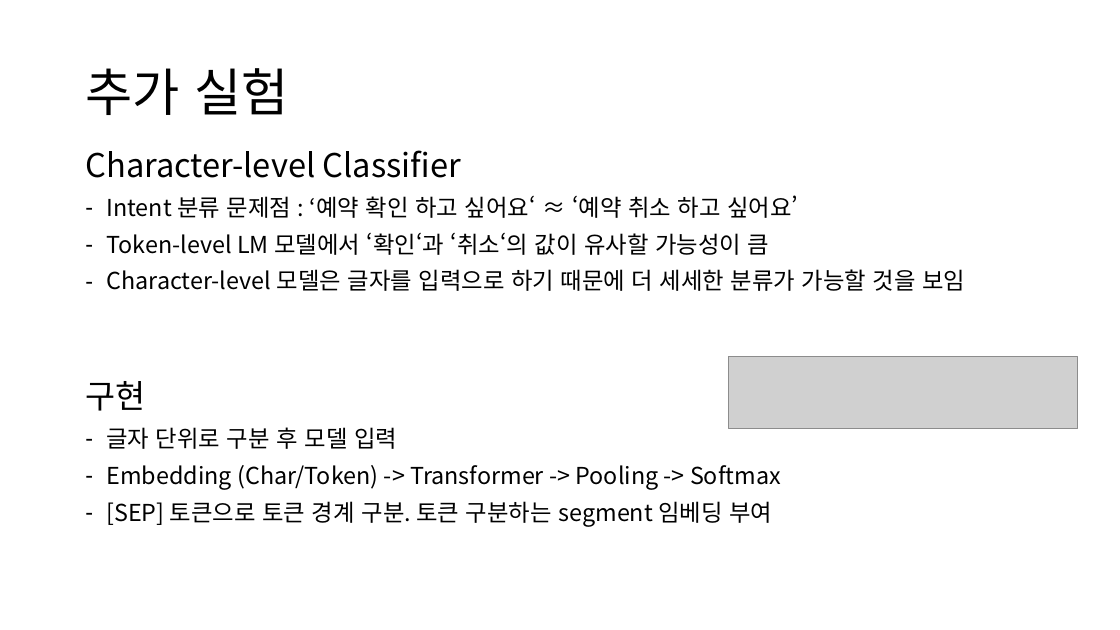
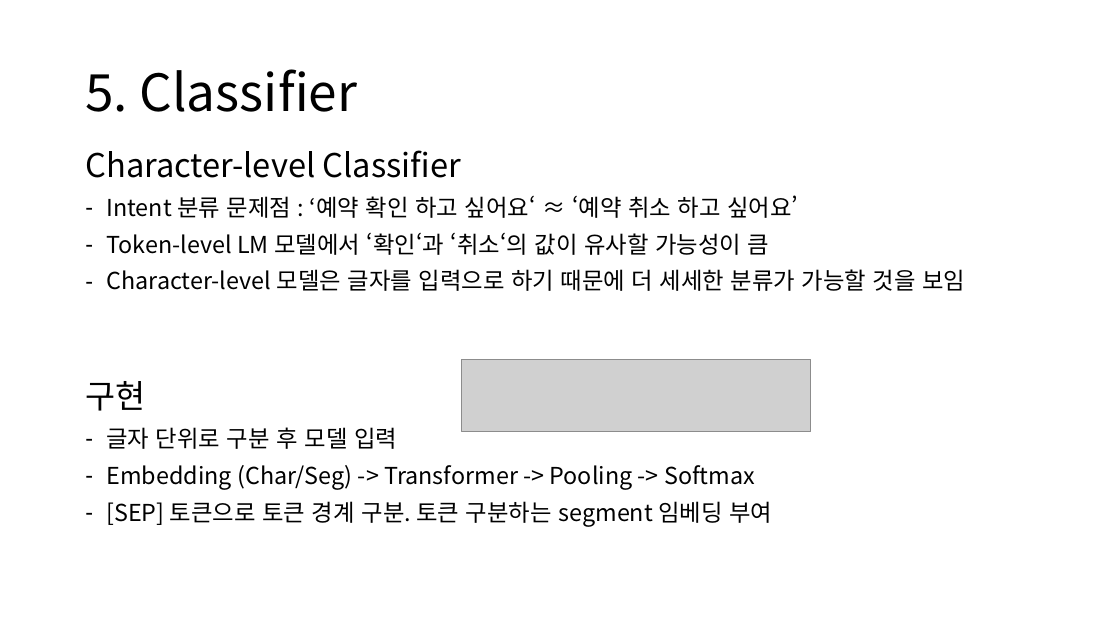
Before and after one commit to yongsun-yoon/chatbot, a slide deck: slide 9 of docs/Rasa custom NLU 모델 개발_팀장님.pptx (slide 15 before the commit). Drawn at 1120x630 pixels with LibreOffice and Linux fonts; fonts in the diff are those of the drawing; grey boxes stand for pictures. Boxes give left, top, right and bottom in pixels: in the first picture for what was removed or moved away, otherwise in the second. Text is boxed around its words. In the diff, an @@ line names an element or a change of style, - is before the commit and + after.

```diff
--- a/docs/Rasa custom NLU 모델 개발_팀장님.pptx
+++ b/docs/Rasa custom NLU 모델 개발_팀장님.pptx
@@ title at (85, 69, 358, 112): text changed @@
-추가 실험
+5. Classifier
@@ picture: place and size @@
-picture at (728, 356, 1078, 429)
+picture at (462, 360, 812, 433)
@@ text at (106, 465, 755, 490): text changed @@
-– Embedding (Char/Token) -> Transformer -> Pooling -> Softmax
+– Embedding (Char/Seg) -> Transformer -> Pooling -> Softmax
```
Also in this commit, not shown: 7 other slides changed, 1 slide added.
